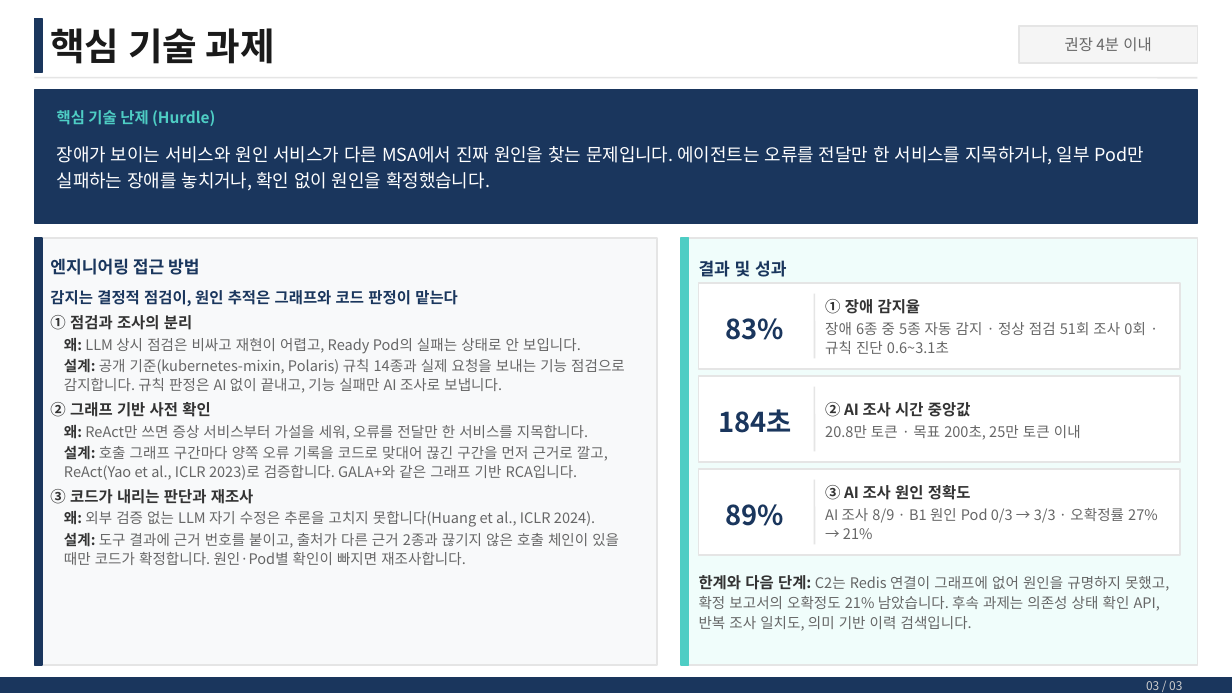
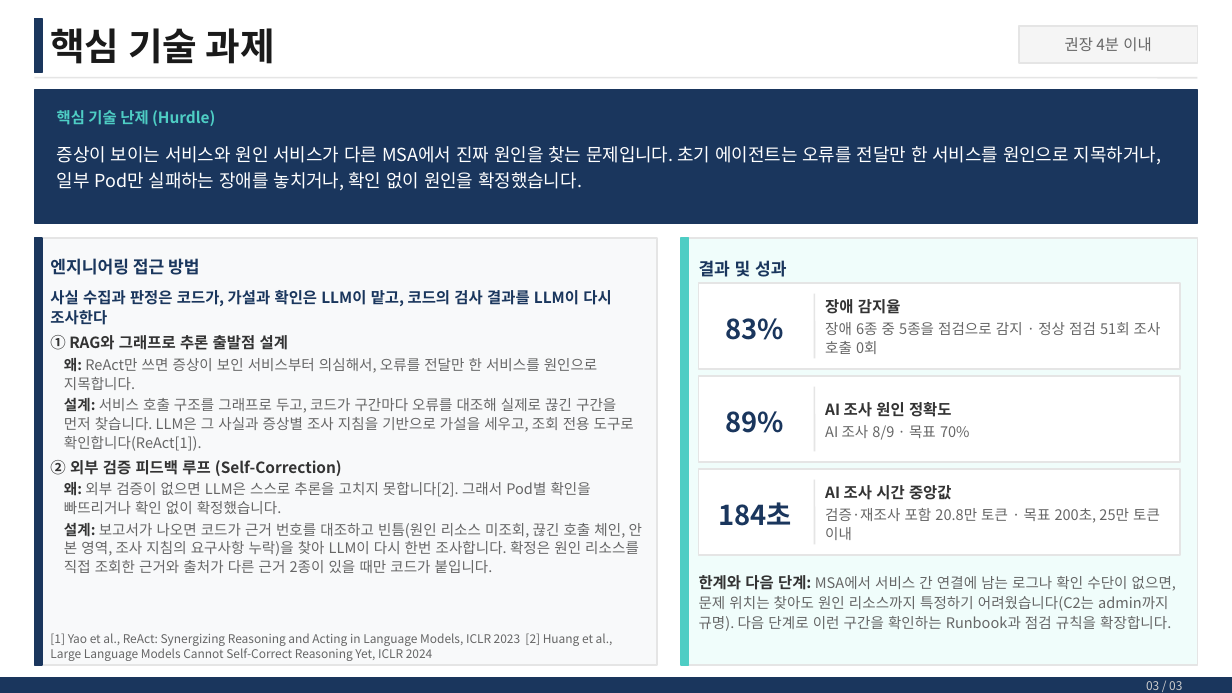
Before and after one commit to skax-jihyeryu/KubeGuardian, a slide deck: slide 4 of docs/산출물/AI_Master_Project_최종발표_류지혜_11791_v0.3.pptx. Drawn at 1232x693 pixels with LibreOffice and Linux fonts; fonts in the diff are those of the drawing. Boxes give left, top, right and bottom in pixels: in the first picture for what was removed or moved away, otherwise in the second. Text is boxed around its words. In the diff, an @@ line names an element or a change of style, - is before the commit and + after.

```diff
--- a/docs/산출물/AI_Master_Project_최종발표_류지혜_11791_v0.3.pptx
+++ b/docs/산출물/AI_Master_Project_최종발표_류지혜_11791_v0.3.pptx
@@ text at [57, 146, 1161, 190]: text changed @@
-장애가 보이는 서비스와 원인 서비스가 다른 MSA에서 진짜 원인을 찾는 문제입니다. 에이전트는 오류를 전달만 한 서비스를 지목하거나, 일부 Pod만 실패하는 장애를 놓치거나, 확인 없이 원인을 확정했습니다.
+증상이 보이는 서비스와 원인 서비스가 다른 MSA에서 진짜 원인을 찾는 문제입니다. 초기 에이전트는 오류를 전달만 한 서비스를 원인으로 지목하거나, 일부 Pod만 실패하는 장애를 놓치거나, 확인 없이 원인을 확정했습니다.
@@ text at [50, 290, 642, 573]: text changed @@
-감지는 결정적 점검이, 원인 추적은 그래프와 코드 판정이 맡는다
-① 점검과 조사의 분리
-왜: LLM 상시 점검은 비싸고 재현이 어렵고, Ready Pod의 실패는 상태로 안 보입니다.
-설계: 공개 기준(kubernetes-mixin, Polaris) 규칙 14종과 실제 요청을 보내는 기능 점검으로 감지합니다. 규칙 판정은 AI 없이 끝내고, 기능 실패만 AI 조사로 보냅니다.
-② 그래프 기반 사전 확인
-왜: ReAct만 쓰면 증상 서비스부터 가설을 세워, 오류를 전달만 한 서비스를 지목합니다.
-설계: 호출 그래프 구간마다 양쪽 오류 기록을 코드로 맞대어 끊긴 구간을 먼저 근거로 깔고, ReAct(Yao et al., ICLR 2023)로 검증합니다. GALA+와 같은 그래프 기반 RCA입니다.
-③ 코드가 내리는 판단과 재조사
-왜: 외부 검증 없는 LLM 자기 수정은 추론을 고치지 못합니다(Huang et al., ICLR 2024).
-설계: 도구 결과에 근거 번호를 붙이고, 출처가 다른 근거 2종과 끊기지 않은 호출 체인이 있을 때만 코드가 확정합니다. 원인·Pod별 확인이 빠지면 재조사합니다.
+사실 수집과 판정은 코드가, 가설과 확인은 LLM이 맡고, 코드의 검사 결과를 LLM이 다시 조사한다
+① RAG와 그래프로 추론 출발점 설계
+왜: ReAct만 쓰면 증상이 보인 서비스부터 의심해서, 오류를 전달만 한 서비스를 원인으로 지목합니다.
+설계: 서비스 호출 구조를 그래프로 두고, 코드가 구간마다 오류를 대조해 실제로 끊긴 구간을 먼저 찾습니다. LLM은 그 사실과 증상별 조사 지침을 기반으로 가설을 세우고, 조회 전용 도구로 확인합니다(ReAct[1]).
+② 외부 검증 피드백 루프 (Self-Correction)
+왜: 외부 검증이 없으면 LLM은 스스로 추론을 고치지 못합니다[2]. 그래서 Pod별 확인을 빠뜨리거나 확인 없이 확정했습니다.
+설계: 보고서가 나오면 코드가 근거 번호를 대조하고 빈틈(원인 리소스 미조회, 끊긴 호출 체인, 안 본 영역, 조사 지침의 요구사항 누락)을 찾아 LLM이 다시 한번 조사합니다. 확정은 원인 리소스를 직접 조회한 근거와 출처가 다른 근거 2종이 있을 때만 코드가 붙입니다.
@@ text at [825, 299, 1161, 354]: text changed @@
-① 장애 감지율
-장애 6종 중 5종 자동 감지 · 정상 점검 51회 조사 0회 · 규칙 진단 0.6~3.1초
+장애 감지율
+장애 6종 중 5종을 점검으로 감지 · 정상 점검 51회 조사 호출 0회
@@ text "89%": place and size @@
-text "89%" at [726, 504, 785, 526]
+text "89%" at [726, 411, 785, 433]
@@ text at [825, 402, 970, 440]: text changed @@
-② AI 조사 시간 중앙값
-20.8만 토큰 · 목표 200초, 25만 토큰 이내
+AI 조사 원인 정확도
+AI 조사 8/9 · 목표 70%
@@ text "184초": place and size @@
-text "184초" at [718, 409, 792, 433]
+text "184초" at [718, 502, 792, 526]
@@ text at [825, 485, 1160, 540]: text changed @@
-③ AI 조사 원인 정확도
-AI 조사 8/9 · B1 원인 Pod 0/3 → 3/3 · 오확정률 27% → 21%
+AI 조사 시간 중앙값
+검증·재조사 포함 20.8만 토큰 · 목표 200초, 25만 토큰 이내
@@ text at [699, 575, 1176, 631]: text changed @@
-한계와 다음 단계: C2는 Redis 연결이 그래프에 없어 원인을 규명하지 못했고, 확정 보고서의 오확정도 21% 남았습니다. 후속 과제는 의존성 상태 확인 API, 반복 조사 일치도, 의미 기반 이력 검색입니다.
+한계와 다음 단계: MSA에서 서비스 간 연결에 남는 로그나 확인 수단이 없으면, 문제 위치는 찾아도 원인 리소스까지 특정하기 어려웠습니다(C2는 admin까지 규명). 다음 단계로 이런 구간을 확인하는 Runbook과 점검 규칙을 확장합니다.
@@ text added at [50, 633, 613, 661], 7 pt, text #666666 @@
+[1] Yao et al., ReAct: Synergizing Reasoning and Acting in Language Models, ICLR 2023 [2] Huang et al., Large Language Models Cannot Self-Correct Reasoning Yet, ICLR 2024
```
Also in this commit, not shown: 2 other slides changed.
